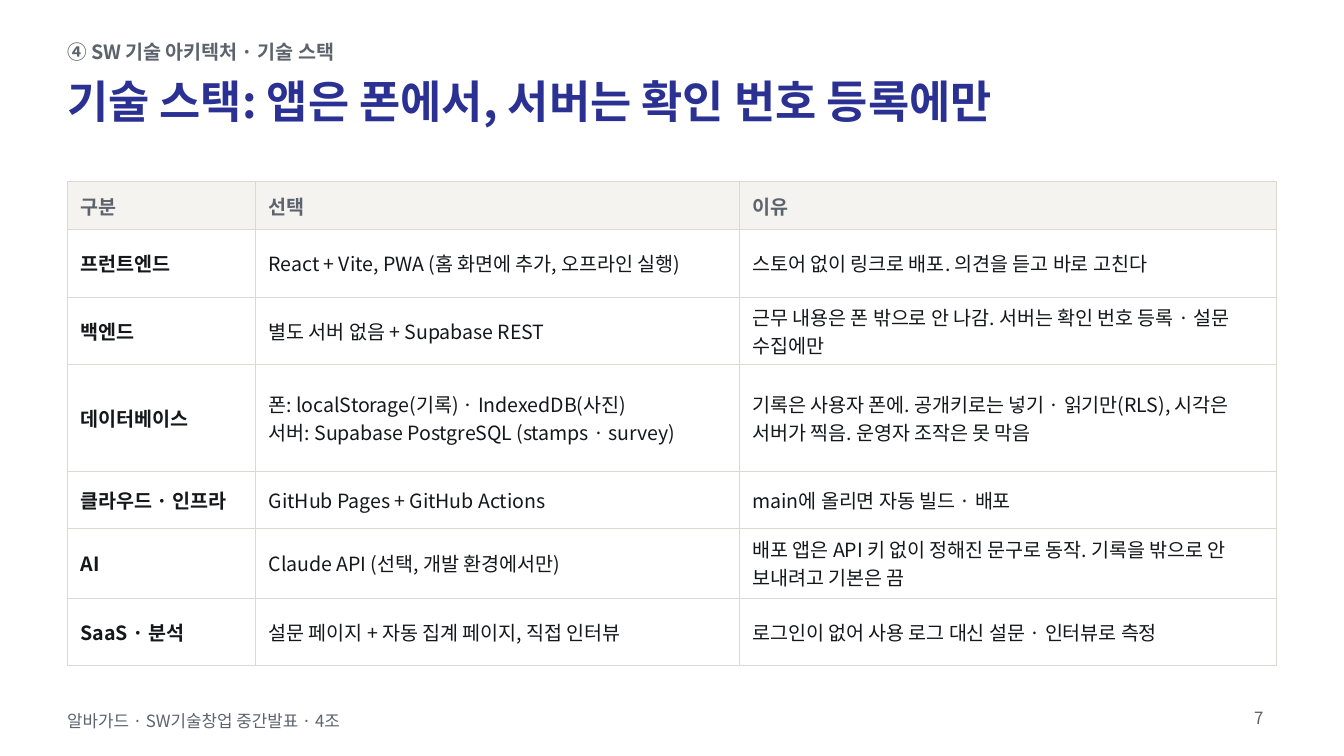
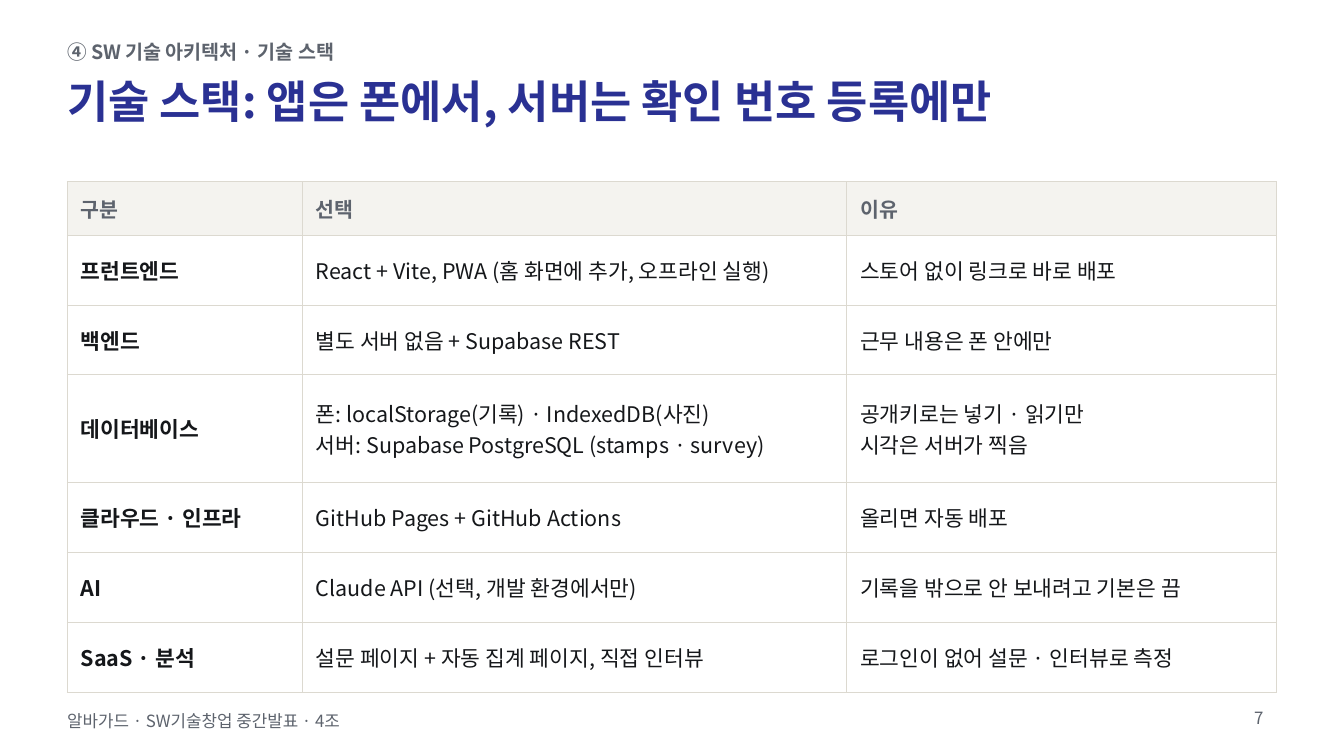
Before and after one commit to jihooni217/albaguard, a slide deck: slide 7 of docs/06_중간발표_PPT.pptx. Drawn at 1344x756 pixels with LibreOffice and Linux fonts; fonts in the diff are those of the drawing. Boxes give left, top, right and bottom in pixels: in the first picture for what was removed or moved away, otherwise in the second. Text is boxed around its words. In the diff, an @@ line names an element or a change of style, - is before the commit and + after.

```diff
--- a/docs/06_중간발표_PPT.pptx
+++ b/docs/06_중간발표_PPT.pptx
@@ table at (67,181,1277,674) @@
-row 2, column 3: 스토어 없이 링크로 배포. 의견을 듣고 바로 고친다
+row 2, column 3: 스토어 없이 링크로 바로 배포
-row 3, column 3: 근무 내용은 폰 밖으로 안 나감. 서버는 확인 번호 등록 · 설문 수집에만
+row 3, column 3: 근무 내용은 폰 안에만
-row 4, column 3: 기록은 사용자 폰에. 공개키로는 넣기 · 읽기만(RLS), 시각은 서버가 찍음. 운영자 조작은 못 막음
+row 4, column 3: 공개키로는 넣기 · 읽기만 / 시각은 서버가 찍음
-row 5, column 3: main에 올리면 자동 빌드 · 배포
+row 5, column 3: 올리면 자동 배포
-row 6, column 3: 배포 앱은 API 키 없이 정해진 문구로 동작. 기록을 밖으로 안 보내려고 기본은 끔
+row 6, column 3: 기록을 밖으로 안 보내려고 기본은 끔
-row 7, column 3: 로그인이 없어 사용 로그 대신 설문 · 인터뷰로 측정
+row 7, column 3: 로그인이 없어 설문 · 인터뷰로 측정
@@ size 10.5 to 11 pt in "구분", "선택", "이유" @@
@@ size 10.5 to 11.5 pt in "프런트엔드", "React + Vite, PWA (홈 화면에 추가, ...", "백엔드", "별도 서버 없음 + Supabase REST" and 9 more places @@
```
Also in this commit, not shown: 3 other slides changed, 1 other file.
